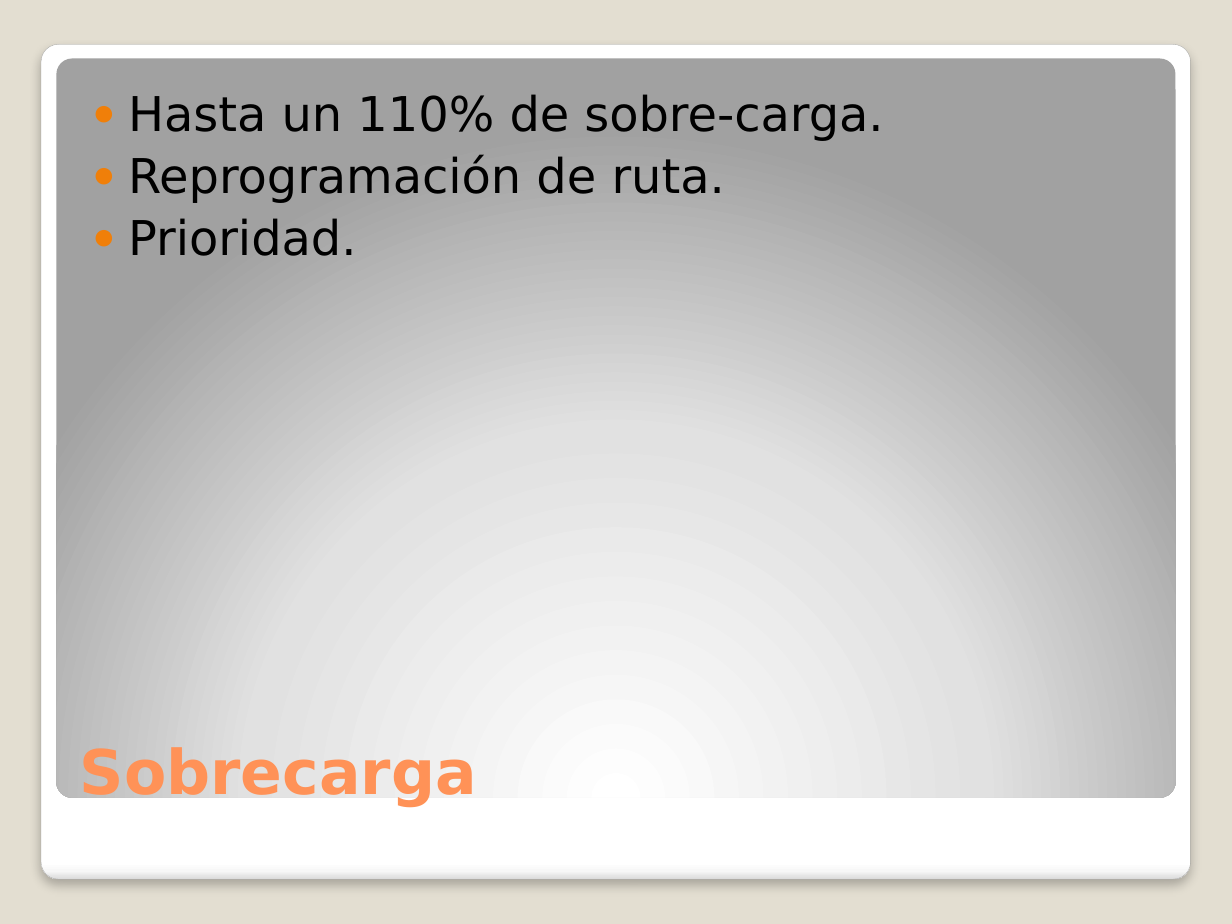
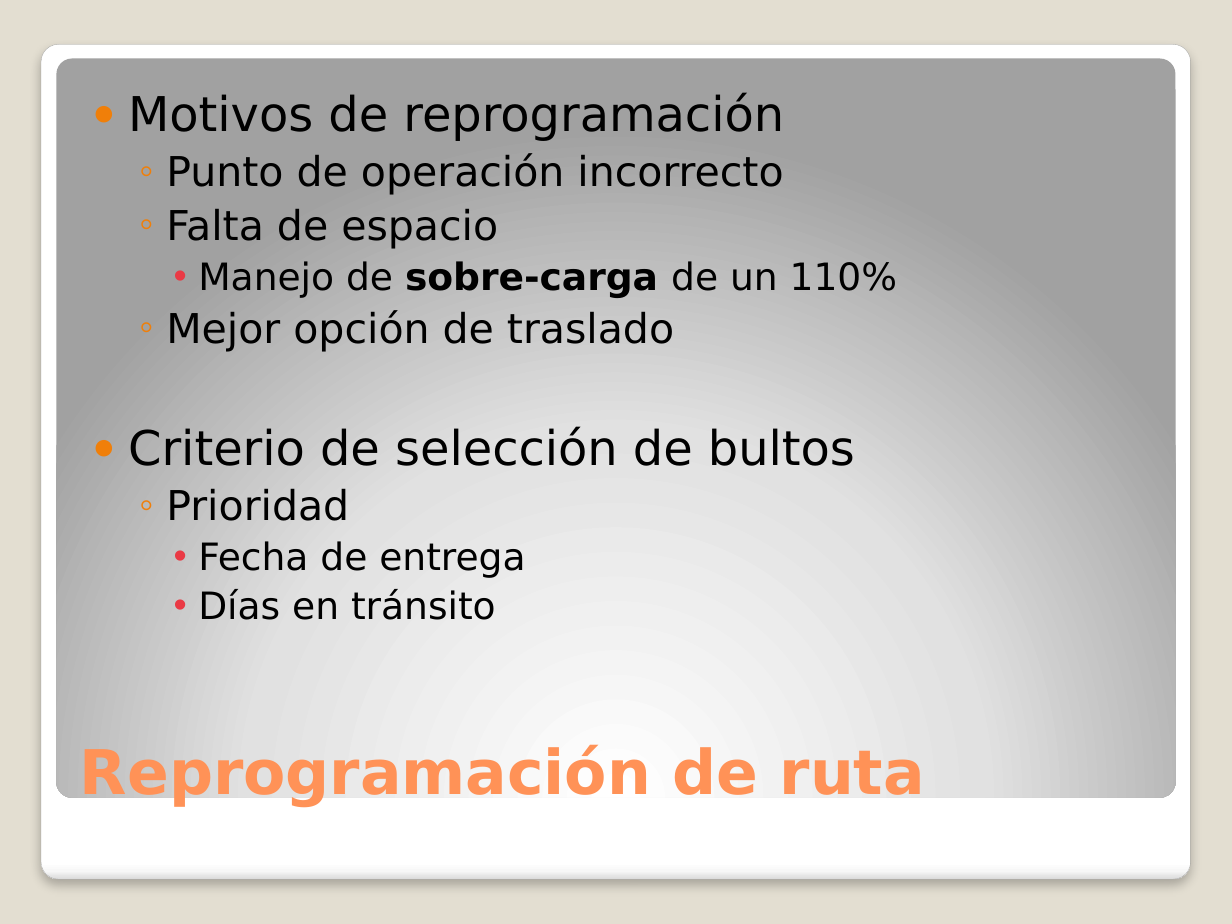
Before and after one commit to adrianachelotti/analisisdelainformacion7509, a slide deck: slide 8 of TodoMundo/Presentación/Presentacion.pptx (slide 7 before the commit). Drawn at 1232x924 pixels with LibreOffice and Linux fonts; fonts in the diff are those of the drawing. Boxes give left, top, right and bottom in pixels: in the first picture for what was removed or moved away, otherwise in the second. Text is boxed around its words. In the diff, an @@ line names an element or a change of style, - is before the commit and + after.

```diff
--- a/TodoMundo/Presentación/Presentacion.pptx
+++ b/TodoMundo/Presentación/Presentacion.pptx
@@ text at bbox=[128, 92, 897, 620]: text changed; size 28 to 24 pt @@
-● Hasta un 110% de sobre-carga.
-● Reprogramación de ruta.
-● Prioridad.
+● Motivos de reprogramación
+  ◦ Punto de operación incorrecto
+  ◦ Falta de espacio
+    • Manejo de sobre-carga de un 110%
+  ◦ Mejor opción de traslado
+● Criterio de selección de bultos
+  ◦ Prioridad
+    • Fecha de entrega
+    • Días en tránsito
@@ title at bbox=[80, 745, 925, 807]: text changed @@
-Sobrecarga
+Reprogramación de ruta
```
Also in this commit, not shown: 10 other slides changed, 2 other files.
